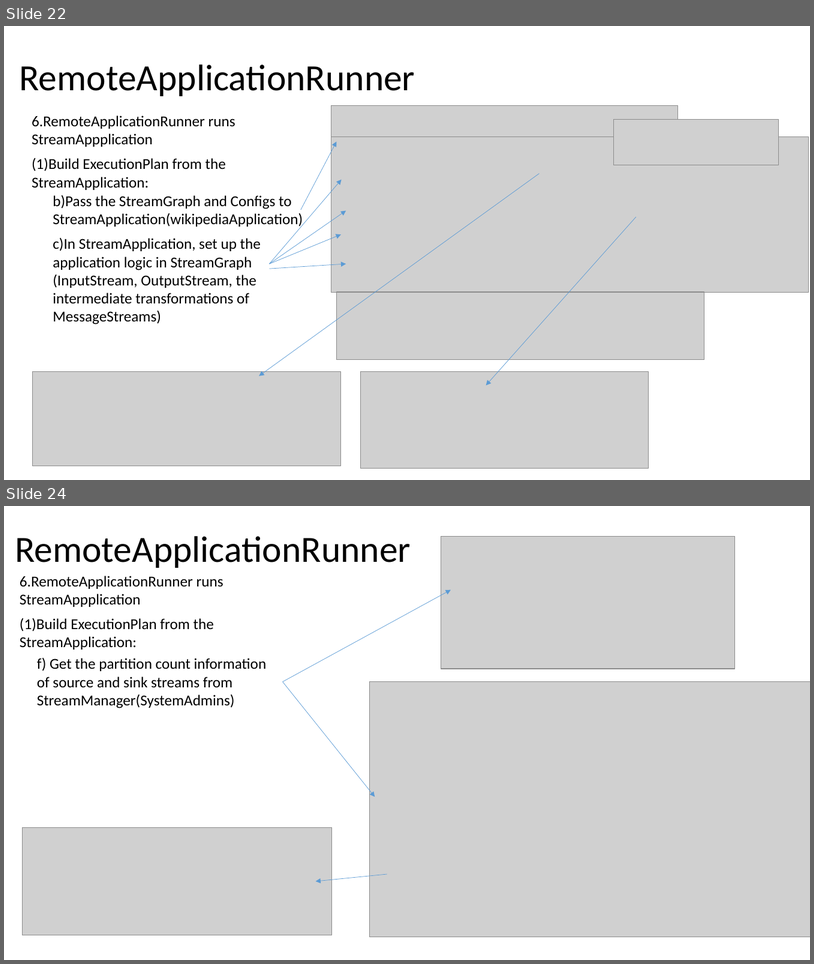
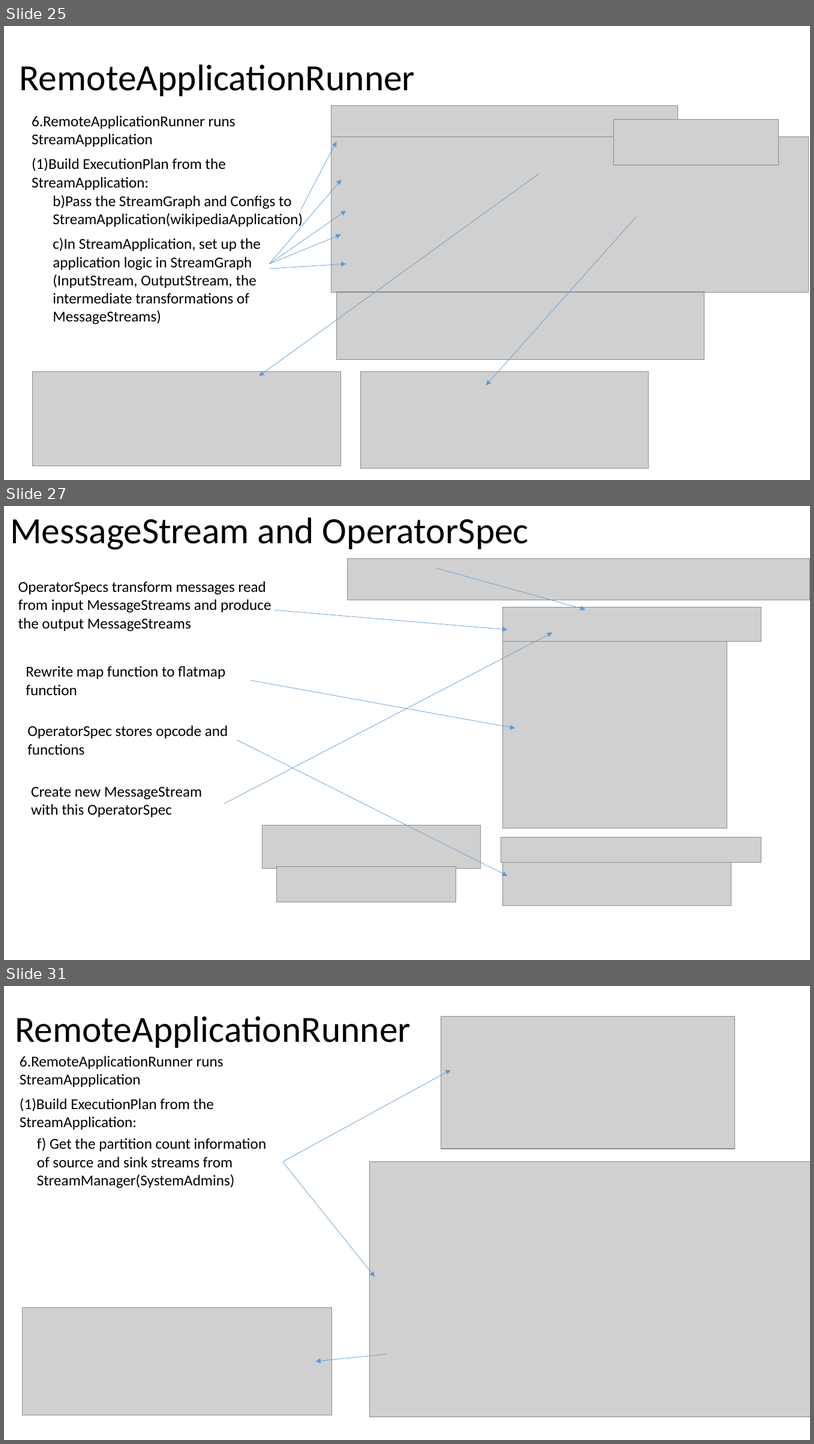
Before and after one commit to Swrrt/Samza-Documents, a slide deck: Documentation/SamzaStructure.pptx. Shown one above the other, each under a label of ours: slides 22 and 24 before the commit, slides 25, 27 and 31 after it; the slides between them are not shown. The pictures are 814x964 and 814x1444 pixels, drawn with LibreOffice and Linux fonts; fonts in the diff are those of the drawing; grey boxes stand for pictures. Boxes give left, top, right and bottom in pixels: in the first picture for what was removed or moved away, otherwise in the second. Text is boxed around its words. In the diff, an @@ line names an element or a change of style, - is before the commit and + after.

```diff
--- a/Documentation/SamzaStructure.pptx
+++ b/Documentation/SamzaStructure.pptx
@@ slide 27 added at (x1=4, y1=506, x2=810, y2=960), background #FFFFFF @@
@@ title added at (x1=10, y1=517, x2=529, y2=550), 44 pt, text #000000 @@
+MessageStream and OperatorSpec
@@ picture added at (x1=348, y1=558, x2=810, y2=600) @@
@@ arrow added from (437, 568) to (586, 609), #5B9BD5 0.5 pt @@
@@ text added at (x1=18, y1=581, x2=271, y2=631), 18 pt, text #000000 @@
+OperatorSpecs transform messages read from input MessageStreams and produce the output MessageStreams
@@ arrow added from (275, 610) to (508, 630), #5B9BD5 0.5 pt @@
@@ picture added at (x1=503, y1=607, x2=762, y2=642) @@
@@ arrow added from (224, 804) to (552, 633), #5B9BD5 0.5 pt @@
@@ picture added at (x1=503, y1=641, x2=728, y2=828) @@
@@ text added at (x1=26, y1=666, x2=225, y2=696), 18 pt, text #000000 @@
+Rewrite map function to flatmap function
@@ arrow added from (251, 680) to (515, 728), #5B9BD5 0.5 pt @@
@@ text added at (x1=27, y1=725, x2=228, y2=755), 18 pt, text #000000 @@
+OperatorSpec stores opcode and functions
@@ arrow added from (237, 739) to (508, 876), #5B9BD5 0.5 pt @@
@@ text added at (x1=31, y1=786, x2=202, y2=817), 18 pt, text #000000 @@
+Create new MessageStream with this OperatorSpec
@@ picture added at (x1=263, y1=825, x2=481, y2=868) @@
@@ picture added at (x1=501, y1=837, x2=762, y2=862) @@
@@ picture added at (x1=503, y1=862, x2=732, y2=905) @@
@@ picture added at (x1=277, y1=867, x2=456, y2=901) @@
@@ what was slide 22 is now slide 25 @@
@@ what was slide 24 is now slide 31 @@
```
Also in this commit, not shown: 4 slides changed, 6 other slides added.
